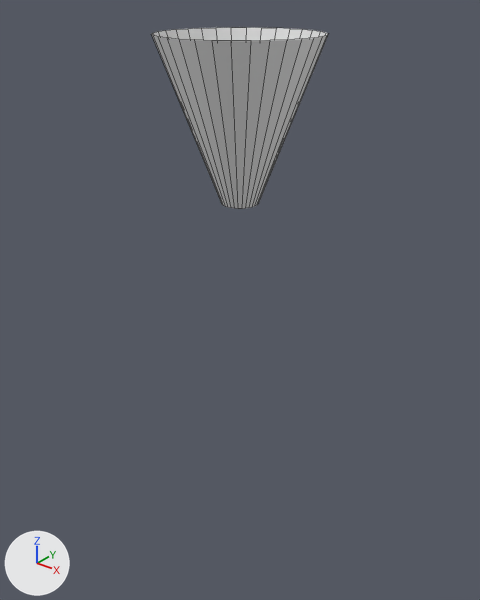
One commit to the FBX model PersonalBeacons/Media/lightcone.fbx: the scene before it, then after it.
Before and after are seen from a 50 mm camera at (5.08, -6.36, 2.58) aimed at (-0.21, 0.25, -1.52). The lights are fixed; the arrows at lower left show +X, +Y and +Z. Mesh edges are drawn as thin lines.
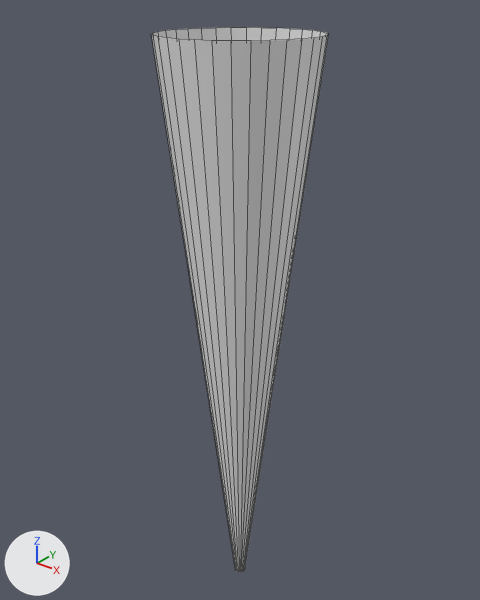
The newer file is also turned or shifted as a whole; pictures and numbers use the older file's frame.

Where the change shows, as pixel boxes (x1, y1, x2, y2) in the pictures (480 x 600 px):
'Cylinder', reshaped (198% taller): before (152, 27, 328, 209); after (151, 27, 328, 572)

What changed in the scene script:
```text
Change me_cylinder:
    where me_cylinder.from_pydata(...)  # 64 vertices, 32 faces; spans x -1.0..1.0, y -1.0..1.0, z 0.01..2.01
    used by ob_cylinder; location = (0.0, 0.0, 0.0)
    me_cylinder part 1: all 32 vertices in x -0.24..0.23, y -0.23..0.23, z 0.01 are scaled about their middle by (0.342, 0.342, 1), then moved by (0.0, 0.0, -6.39)
```
